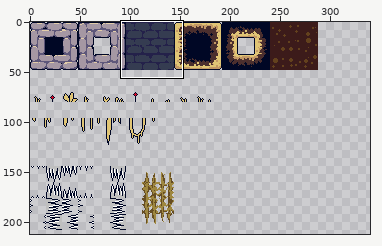
Edited in one commit: sprite sheet (assets/sprites/tilesetv7.png). Above, an overview of the earlier version with the close-up marked.
Close-up. As it was:
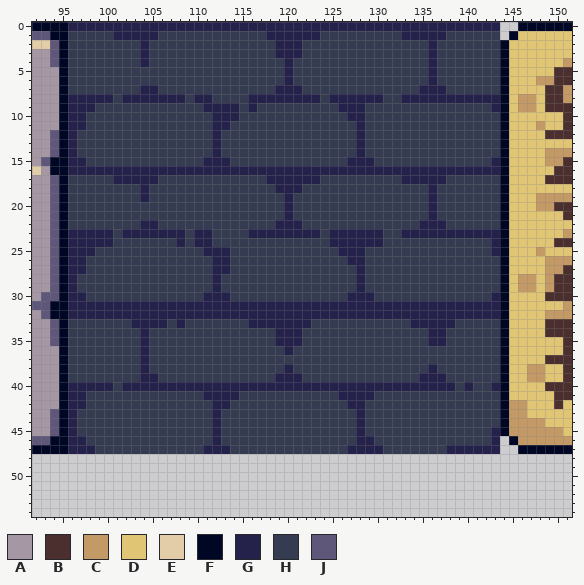
The file is 512x512 pixels. Shown: x 92..151, y 0..54. The wide view leaves out empty margins. The commit also changed other parts of the picture, which this record leaves out.
Palette (. is transparent): A #a597a3  B #4b2f2e  C #c39966  D #e0c575  E #e2cda8  F #000725  G #24214a  H #353c51  J #5e577a
Pixels before (only the part around the change), first column x 92:
 0 FFFFGGGGGGGGGGGGGGGGGGGGGGGGGGGGGGGGGGGGGGGGGGGGGGGG..FFFF
 1 JJFFHHHHHGGGGGHHHHHHHHHHHHGGGGGGHHHHHHHHHGGGGGHHHHHH.FDDDD
 2 EEJFHHHHHHHHGHHHHHHHHHHHHHHGGGHHHHHHHHHHHHHHGHHHHHHHFDDDDD
 3 AAJFHHHHHHHHGHHHHHHHHHHHHHHGGGHHHHHHHHHHHHHHGHHHHHHHFDDDDD
 4 AAJFHHHHHHHHGHHHHHHHHHHHHHHHGHHHHHHHHHHHHHHHGHHHHHHHFDDDDD
 5 AAAFHHHHHHHHHHHHHHHHHHHHHHHHGHHHHHHHHHHHHHHHGHHHHHHHFDDDDD
 6 AAAFHHHHHHHHHHHHHHHHHHHHHHHHGHHHHHHHHHHHHHHHGHHHHHHHFDDDCC
 7 AAAFHHHHHHHHGGHHHHHHHHHHHHHGGGHHHHHHHHHHHHHGGGHHHHHHFDDDDB
 8 AAAFGGGGGHGGGGGGGHGGHHHHGGGGGGGGHGGGGGGHHGGGGGGGGGGGFDCCDB
 9 AAAFGGGHHHHHHHHHHHHGGGGHGHHHHHHHHHGGGHHHHHHHHHHHHHHGFDCCDB
10 AAAFGGHHHHHHHHHHHHHHGGGHHHHHHHHHHHHGGHHHHHHHHHHHHHHHFDDDDD
11 AAAFGGHHHHHHHHHHHHHHGGHHHHHHHHHHHHHHGHHHHHHHHHHHHHHHFDDDCD
12 AAJFGHHHHHHHHHHHHHHHGHHHHHHHHHHHHHHHGHHHHHHHHHHHHHHHFDDDDB
13 AAJFGHHHHHHHHHHHHHHHGHHHHHHHHHHHHHHHGHHHHHHHHHHHHHHHFDDDDD
14 AAJFGHHHHHHHHHHHHHHHGHHHHHHHHHHHHHHHGHHHHHHHHHHHHHHHFDDDDC
15 AJFFGGHHHHHHHHHHHHHGGGHHHHHHHHHHHHHGGGHHHHHHHHHHHHHGFDDDDC
16 EAFFGGGGGGGGGGGGGGGGGGGGGGGGGGGGGGGGGGGGGGGGGGGGGGGGFDDDDD
17 AAJFHHHHHGGGGGHHHHHHHHHHHHGGGGGGHHHHHHHHHGGGGGHHHHHHFDDDDB
18 AAJFHHHHHHHHGHHHHHHHHHHHHHHGGGHHHHHHHHHHHHHHGHHHHHHHFDDDDD
19 AAJFHHHHHHHHGHHHHHHHHHHHHHHHGHHHHHHHHHHHHHHHGHHHHHHHFDDDCC
20 AAJFHHHHHHHHHHHHHHHHHHHHHHHHGHHHHHHHHHHHHHHHGHHHHHHHFDDDCC
21 AAJFHHHHHHHHHHHHHHHHHHHHHHHHGHHHHHHHHHHHHHHHGHHHHHHHFDDDDD
22 AAJFHHHHHHHHGGHHHHHHHHHHHHHGGGHHHHHHHHHHHHHGGGHHHHHHFDDDDD
23 AAJFGGGGGHGGGGGGGHGGHHHHGGGGGGGGHGGGGGGHHGGGGGGGGGGGFDDDDD
24 AAJFGGGGGHHHHHHHGHGGHHHHHHHHHHHHHGGGGGGHHHHHHHHHHHHGFDDDDD
25 AAJFGGGHHHHHHHHHHHHGGGHHHHHHHHHHHHGGGHHHHHHHHHHHHHHGFDDDCD
26 AAJFGGHHHHHHHHHHHHHHGGHHHHHHHHHHHHHGGHHHHHHHHHHHHHHHFDDDDC
27 AAJFGGHHHHHHHHHHHHHHGGHHHHHHHHHHHHHHGHHHHHHHHHHHHHHHFDDDDC
28 AAJFGHHHHHHHHHHHHHHHGHHHHHHHHHHHHHHHGHHHHHHHHHHHHHHHFDCCDC
29 AAJFGHHHHHHHHHHHHHHHGHHHHHHHHHHHHHHHGHHHHHHHHHHHHHHHFDCCDC
30 AJJFGGHHHHHHHHHHHHHGGGHHHHHHHHHHHHHGGGHHHHHHHHHHHHHGFDDDDB
31 JJFFGGGGGGGGGGGGGGGGGGGGGGGGGGGGGGGGGGGGGGGGGGGGGGGGFDDDDD
32 AJFFGGGGGGGGGGGGGGGGGGGGGGGGGGGGGGGGGGGGGGGGGGGGGGGGFDDDDC
33 AAJFHHHHHHHGGGGHGHHHHHHHGGGGGGGHHHHHHHHHHHGGGGGHHHHHFDDDDB
34 AAJFHHHHHHHHGHHHHHHHHHHHHHHGGGHHHHHHHHHHHHHHGGHHHHHHFDDDDB
35 AAJFHHHHHHHHGHHHHHHHHHHHHHHGGGHHHHHHHHHHHHHHGGHHHHHHFDDDDD
36 AAAFHHHHHHHHGHHHHHHHHHHHHHHHGHHHHHHHHHHHHHHHHHHHHHHHFDDDDD
37 AAAFHHHHHHHHGHHHHHHHHHHHHHHHHHHHHHHHHHHHHHHHHHHHHHHHFDDDDB
38 AAAFHHHHHHHHGHHHHHHHHHHHHHHHGHHHHHHHHHHHHHHHGHHHHHHHFDDCCD
39 AAAFHHHHHHHHGGHHHHHHHHHHHHHGGGHHHHHHHHHHHHHGGGHHHHHHFDDCCD
40 AAAFGGGGGHGGGGGGGGGGGGGGGGGGGGGGGGGGGGGGGGGGGGGHGHHGFDDDDB
41 AAAFGGHHHHHHHHHHHHHGGGGHHHHHHHHHHHGGGGHHHHHHHHHHHHHHFDDDDD
42 AAAFGGHHHHHHHHHHHHHHGGHHHHHHHHHHHHHGGHHHHHHHHHHHHHHHFCCDDD
43 AAJFGHHHHHHHHHHHHHHHGHHHHHHHHHHHHHHHGHHHHHHHHHHHHHHHFCCDDD
44 AAJFGHHHHHHHHHHHHHHHGHHHHHHHHHHHHHHHGHHHHHHHHHHHHHHHFCCCCD
45 AAJFGHHHHHHHHHHHHHHHGHHHHHHHHHHHHHHHGHHHHHHHHHHHHHHGFCCCCC
46 JJFFGGHHHHHHHHHHHHHHGHHHHHHHHHHHHHHHGGHHHHHHHHHHHHHG.FCCCC
47 FFFFGGGHHHHHHHHHHHHGGGHHHHHHHHHHHHHGGGGHHHHHHHGGGGGG..FFFF
48 ..........................................................
49 ..........................................................
50 ..........................................................
51 ..........................................................
52 ..........................................................
53 ..........................................................
54 ..........................................................
Now the later version:
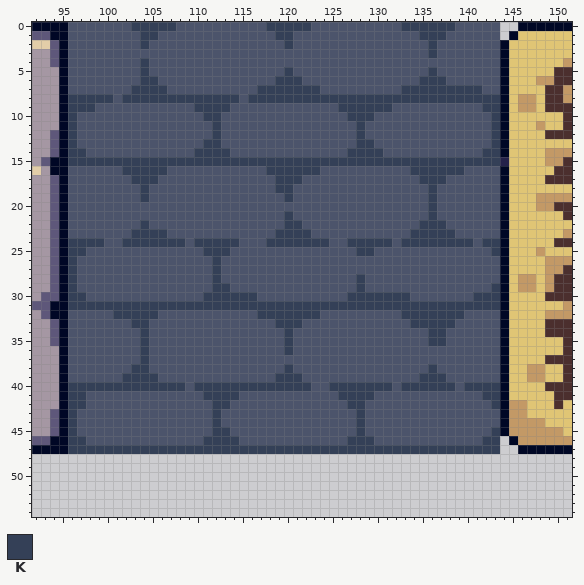
Colours new in this view: K #344057
The edit:
colour H: #353c51 -> #4c546b
Changed rows in their new state; - is a pixel that keeps its letter.
first column x 96:
 0 HHHHHHHKKKKKHHHHHHHHHHKKKKKHHHHHHHHHHKKKKKKHHHHH-
 1 -----HHHKK------------HKKHHH---------HHKKK-------
 2 --------K--------------HKH--------------K--------
 3 --------H--------------HHH--------------K--------
 4 --------K---------------H---------------H--------
 5 --------K---------------K---------------K--------
 6 --------KK-------------KKK-------------KKK-------
 7 -------KKKK----------KKKKKKK---------KKKKKKKKK---
 8 KKKKK-KKKKKKKKKKKKK-KKKKKKKKKKKKKKKKKKKKKKKKKKKK-
 9 KKK-----------KKKKH-H---------KKKKKK----------KK-
10 KH-------------KKHH------------KKK-------------K-
11 KH--------------KH--------------K--------------K-
12 K---------------K---------------K--------------K-
13 K--------------KK---------------KK-------------K-
14 KK------------KKKK-------------KKKK-----------KK-
15 KKKKKKKKKKKKKKKKKKKKKKKKKKKKKKKKKKKKKKKKKKKKKKKKG
16 HHHHHHKKKKKHHHHHHHHHHHKKKKKKHHHHHHHHHHKKKKKKHHHH-
17 -----HHKKK------------HKKKHH---------HHKKK-------
18 --------K--------------KKH--------------K--------
19 --------K---------------K---------------K--------
20 ------------------------H---------------K--------
21 ------------------------K---------------K--------
22 --------KH-------------HKK-------------KKK-------
23 HHHHH-HKKKKHH-HH----HHHKKKKH-HHHHHH--HKKKKKHHHHH-
24 KKKKH-KKKKKKK-KKKKK---KKKKKKKHHKKKKK-KKKKKKKK-KK-
25 KKH------------KKK------------HHKK-------------K-
26 KH--------------KH-------------HH----------------
27 KH--------------KH--------------H----------------
28 K---------------K---------------K----------------
29 K---------------KK--------------K--------------K-
30 KK-------------KKKKKK----------KKKKKKK-------KKK-
31 KKKKKKKKKKKKKKKKKKKKKKKKKKKKKKKKKKKKKKKKKKKKKKKK-
32 HHHHHKKKKKHHHHHHHHHHHKKKKKKKHHHHHHHHHKKKKKKKHHHH-
33 -------KKHH-H-------HHHKKKH-----------KKKKK------
34 --------K--------------HKH--------------KK-------
35 --------K--------------HKH--------------KK-------
36 --------K---------------K------------------------
37 --------K----------------------------------------
38 -------KK---------------K---------------K--------
39 ------KKKK-------------KKK-------------KKK-------
40 KKKKKKKKKKKKKHKKKKKKKKKKKKKHHKKKKKKKHKKKKKK-KKKK-
41 KK-------------KKKK-----------KKKK------------KK-
42 KK--------------KK-------------KK--------------K-
43 K---------------K---------------K----------------
44 K---------------K---------------K----------------
45 K---------------KK--------------K--------------K-
46 KK-------------KKKK------------KKK------------KK-
47 KKKKKKKKKKKKKKKKKKKKKKKKKKKKKKKKKKKKKKKKKKKKKKKK-
Pixel boxes of the changes (left, top, right, bottom) in both close-ups:
changed: (68, 22, 509, 454)
